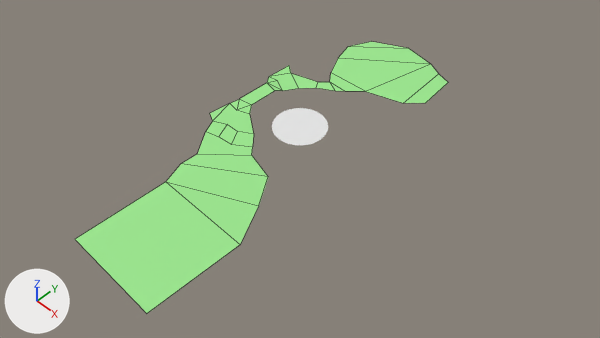
Renders of the Blender file Assets/Models/SASLevel2.blend from each side of a commit.
Before and after are seen from the file's camera 'Camera'. Every picture has the same lights, and +X, +Y and +Z are marked at lower left. Mesh edges are drawn as thin lines on the coarser meshes. The same objects are shown in both versions, whatever each file hides.
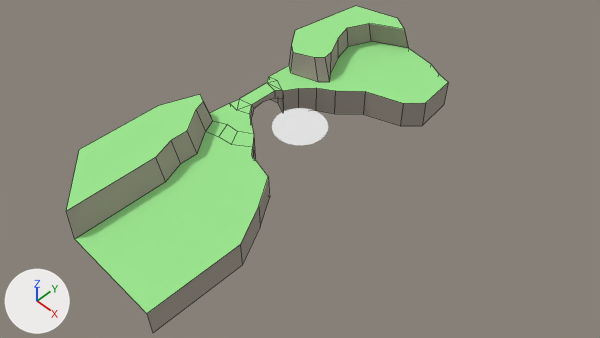
What differs and where, as boxes (x1, y1, x2, y2) in the pictures (600 x 338 px):
```json
{"object": "Plane", "change": "reshaped", "before": [75, 41, 448, 313], "after": [66, 6, 448, 333], "on screen": "20% taller"}
```

Scene script edits in JSON lines:
```json
{"block": "me_plane", "where": "# used by ob_plane; location = (0.0, 0.0, 0.0)"}
{"op": "remove", "block": "me_plane", "code": "me_plane.from_pydata(...)  # 47 vertices, 28 faces; spans x -2.79..2.5, y -8.36..6.37, z 0.0..0.2"}
{"op": "add", "block": "me_plane", "code": "me_plane.from_pydata(...)  # 97 vertices, 54 faces; spans x -3.37..2.5, y -8.36..6.58, z -1.0..1.0"}
{"block": "me_plane", "change": "me_plane part 1"}
{"block": "me_plane", "change": "1 vertex is removed from x -0.13, y 2.5, z 0.1"}
{"block": "me_plane", "change": "18 faces are deleted"}
{"block": "me_plane", "change": "28 vertices are added at x -3.37..-0.34, y -8.25..6.58, z -0.43..1.0"}
{"block": "me_plane", "change": "17 new vertices lie (0.0, 0.0, -1.1) away from vertices in x -2.79..2.43, y -1.51..6.37, z 0.1"}
{"block": "me_plane", "change": "6 new vertices lie (0.0, 0.0, -1.0) away from vertices in x -0.39..2.5, y -8.36..-1.9, z 0.0"}
{"block": "me_plane", "change": "5 new faces join them, mat_ground (green #9ee791)"}
{"block": "me_plane", "change": "39 new faces join them, mat_cliff (grey #a79f93)"}
{"op": "add", "block": "me_plane", "code": "me_plane.materials.append(mat_cliff)  # grey #a79f93"}
```
